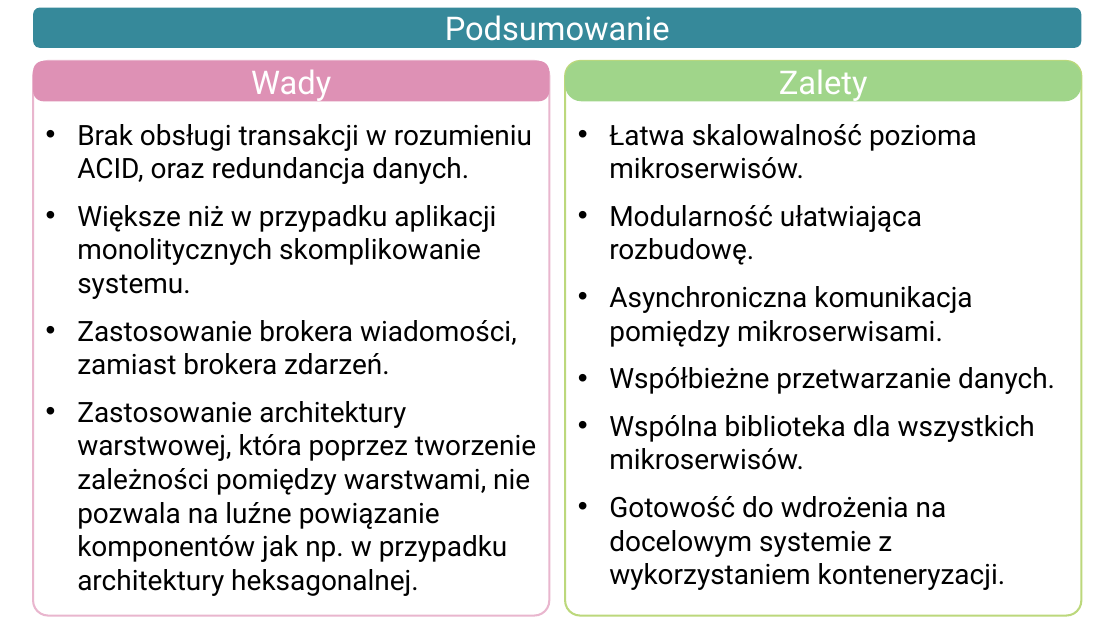
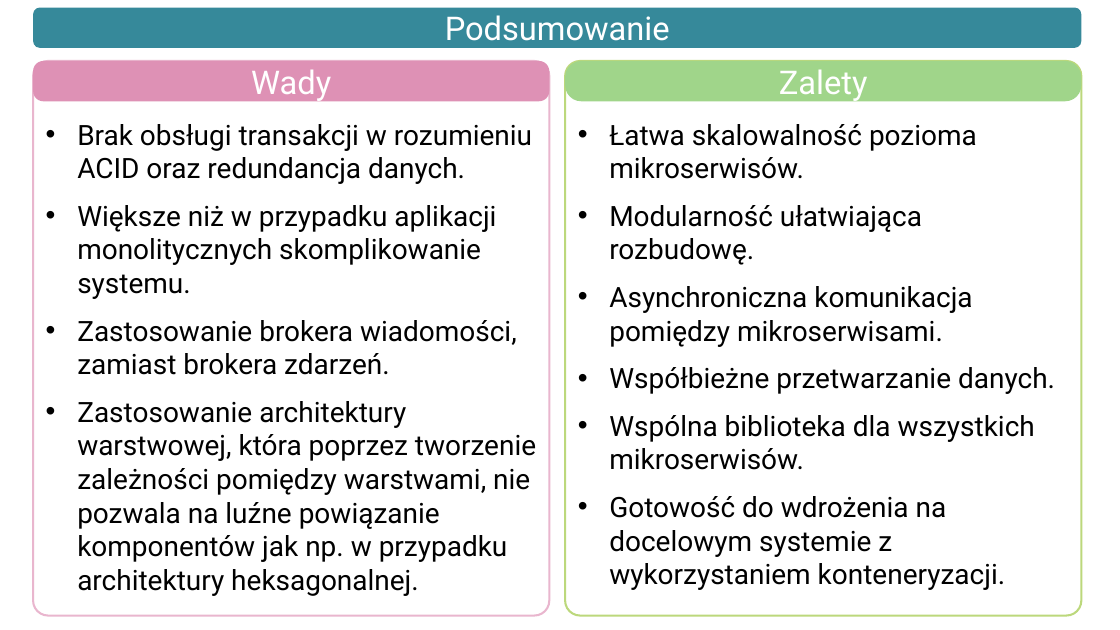
Before and after one commit to lukaszse/praca-dyplomowa, a slide deck: slide 10 of Obrona/Prezentacja.pptx. Drawn at 1120x630 pixels with LibreOffice and Linux fonts; fonts in the diff are those of the drawing. Boxes give left, top, right and bottom in pixels: in the first picture for what was removed or moved away, otherwise in the second. Text is boxed around its words. In the diff, an @@ line names an element or a change of style, - is before the commit and + after.

Commit message:
uaktualniono prezentacje

```diff
--- a/Obrona/Prezentacja.pptx
+++ b/Obrona/Prezentacja.pptx
@@ text in rounded rectangle at [77, 124, 532, 184]: text changed @@
-• Brak obsługi transakcji w rozumieniu ACID, oraz redundancja danych.
+• Brak obsługi transakcji w rozumieniu ACID oraz redundancja danych.
```
